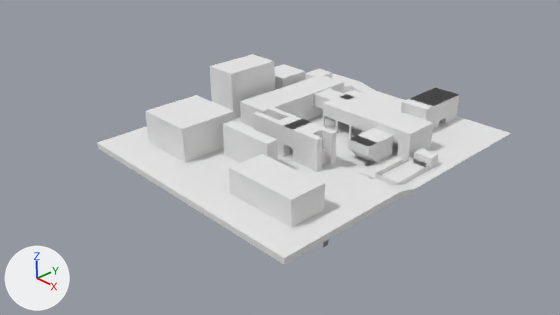
Renders of the Blender file CETI FTB/Assets/MapaCeti.blend from each side of a commit.
The view is the same before and after, from the file's camera 'Camera'. The lights are fixed; the arrows at lower left show +X, +Y and +Z.
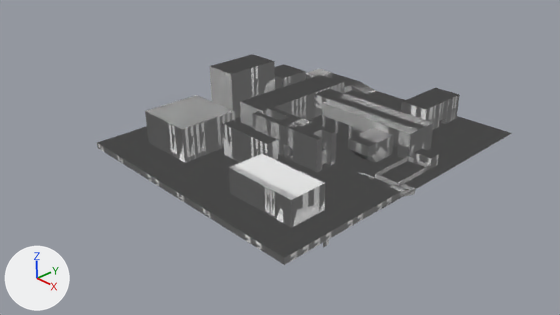
The edits, one by one:
me_cube_009 is used by ob_cube_005; location (1.0, 1.0, 0.0); scale (1.0, 1.0, 0.00275).
me_cube_009 had 6761 vertices, 6198 faces, 3 loose edges and spanned x -3.0..1.0, y -3.0..2.0, z -204.0..305.0.
me_cube_009 now has 13538 vertices, 12400 faces, 6 loose edges and spans x -3.0..1.0, y -3.0..2.0, z -204.0..305.0.
me_cube_009 part 1: the loose piece of 4 vertices spanning x -1.0, y 0.0, z 75.0..149.0 is copied, and the copy is moved by (1.0, 0.0, 0.0); it spans x 0.0, y 0.0, z 75.0..149.0.
me_cube_009 part 2: a new loose piece, a box spanning x -1.18..0.27, y 0.27..0.36, z 75.41..149.81, in mat_material_003 (white #e7e7e7).
me_cube_009 part 3: 6749 vertices added at x -3.0..1.0, y -3.0..2.0, z -204.0..305.0.
Object 'Cube.005' (ob_cube_005) gains a SOLIDIFY modifier named 'Solidify'.
Modifier setting: thickness = 0.004.
Modifier setting: nonmanifold_thickness_mode = 'FIXED'.
Modifier setting: nonmanifold_merge_threshold = 0.0003.

Changed parts and their boxes [x1, y1, x2, y2] in the pictures (560 x 315 px):
'Cube.005', reshaped, modifiers changed: before [97, 54, 511, 265]; after [97, 54, 512, 265]
part 1 of me_cube_009, added: after [393, 129, 399, 143]
part 2 of me_cube_009, added: after [340, 96, 418, 123]
part 3 of me_cube_009, added: after [97, 54, 512, 265]
